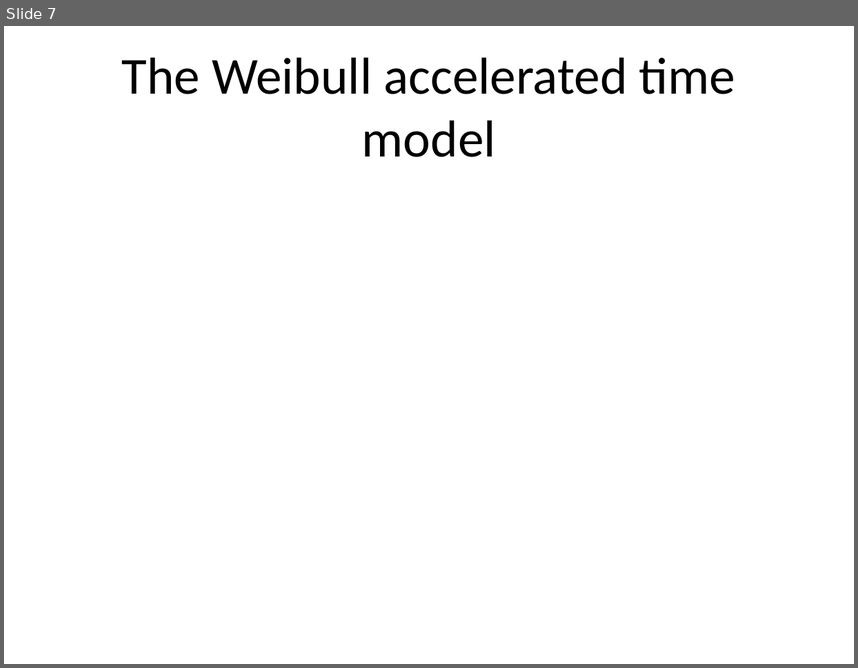
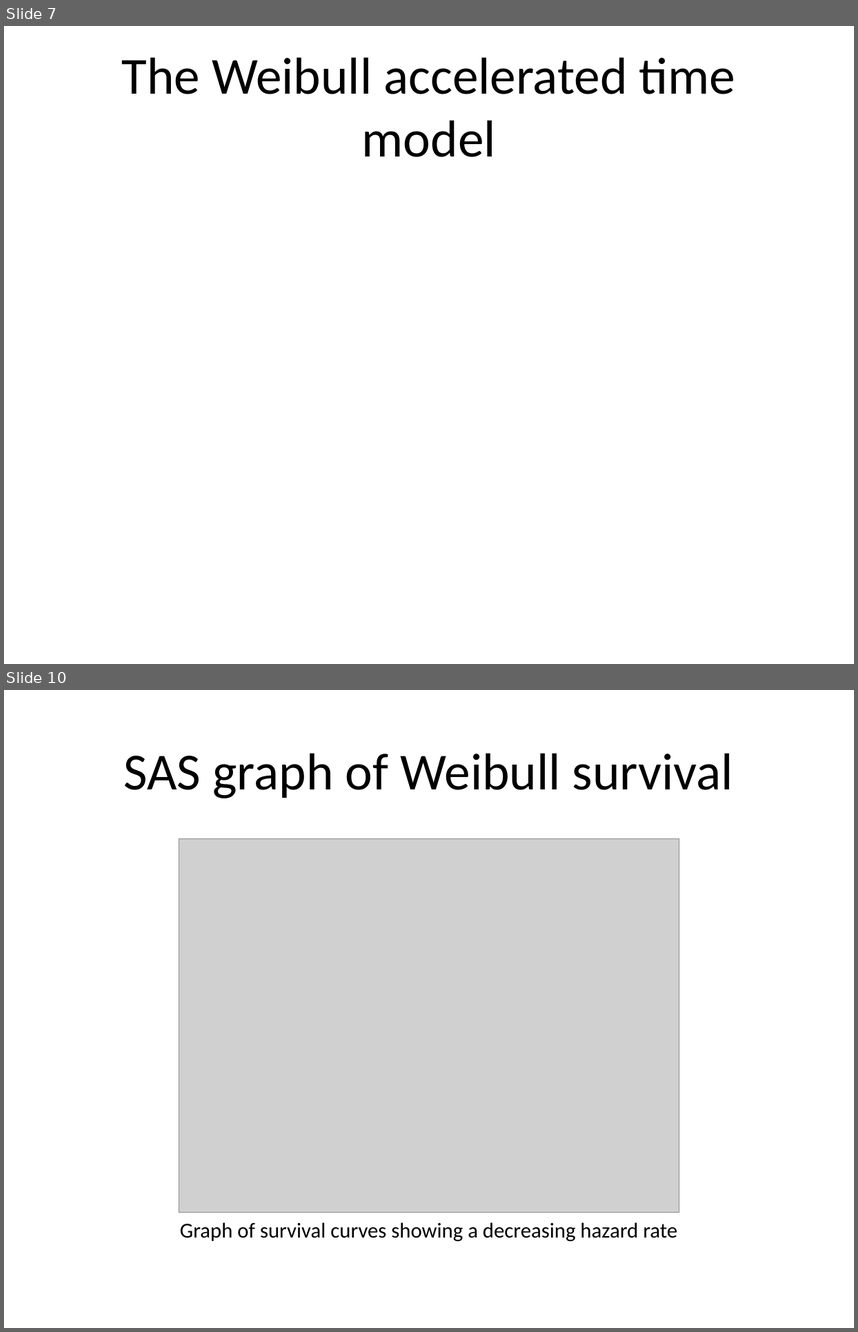
Before and after one commit to pmean/survival-lecture5, a slide deck: r/correction.pptx. Shown one above the other, each under a label of ours: slide 7 before the commit, slides 7 and 10 after it; the slides between them are not shown. The pictures are 858x668 and 858x1332 pixels, drawn with LibreOffice and Linux fonts; fonts in the diff are those of the drawing; grey boxes stand for pictures. Boxes give left, top, right and bottom in pixels: in the first picture for what was removed or moved away, otherwise in the second. Text is boxed around its words. In the diff, an @@ line names an element or a change of style, - is before the commit and + after.

Commit message:
Tables and graphs for correction.Rmd.

```diff
--- a/r/correction.pptx
+++ b/r/correction.pptx
@@ slide 10 added at [4,690,854,1328], background #FFFFFF @@
@@ title added at [123,753,733,798], 44 pt, text #000000 @@
+SAS graph of Weibull survival
@@ picture added at [179,839,680,1212] @@
@@ text added at [180,1222,677,1241], 18 pt, text #000000 @@
+Graph of survival curves showing a decreasing hazard rate
```
Also in this commit, not shown: 2 slides changed, 3 other slides added, 1 other file.
